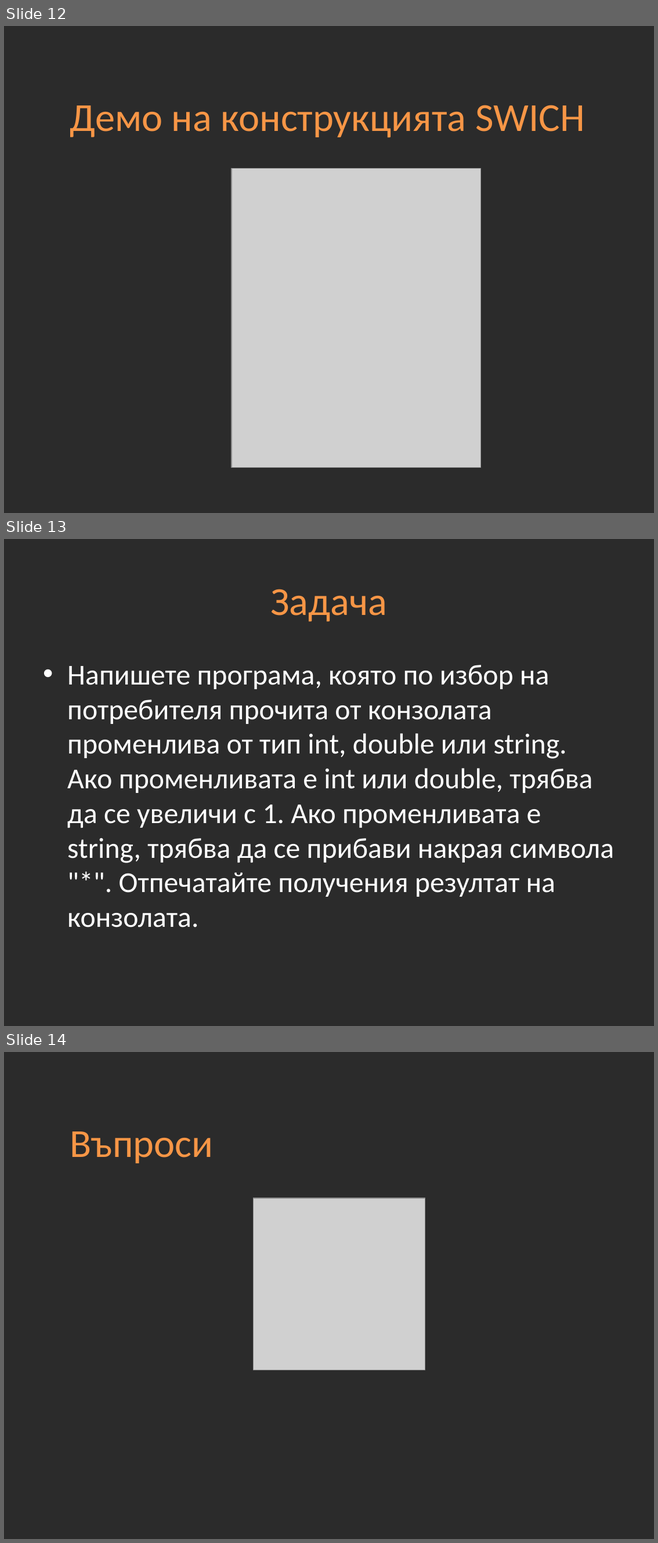
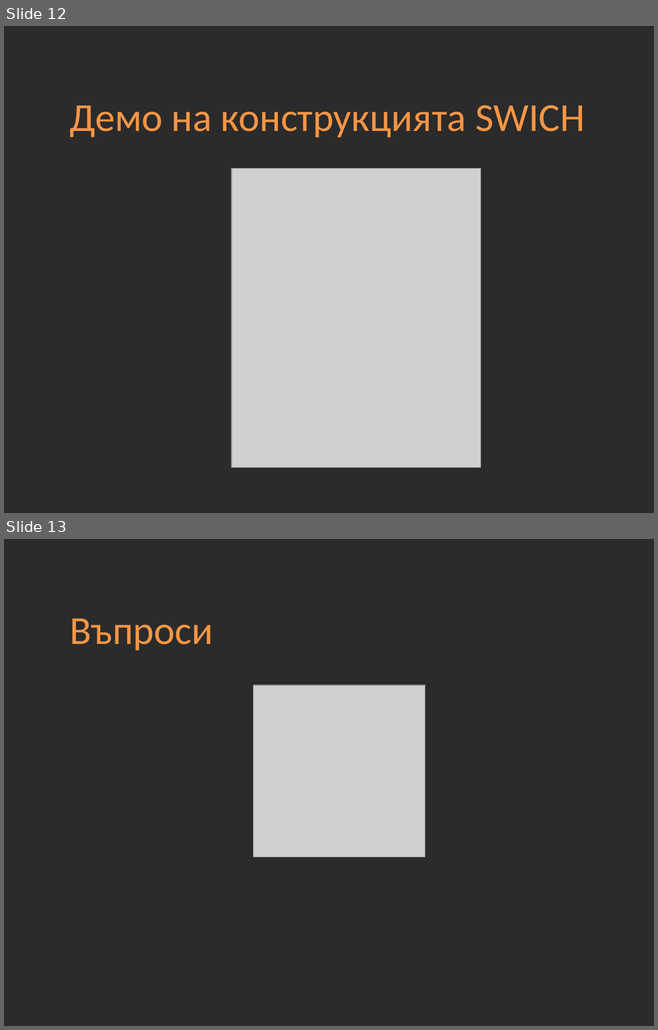
Before and after one commit to Academy-Soft-Intellect/Programming-Introduction-Java-Course, a slide deck: 04-Conditions.pptx. Shown one above the other, each under a label of ours: slides 12, 13 and 14 before the commit, slides 12 and 13 after it. The pictures are 658x1543 and 658x1030 pixels, drawn with LibreOffice and Linux fonts; fonts in the diff are those of the drawing; grey boxes stand for pictures; background and template pictures are left out; a plain dark background stands for a picture behind light text. Boxes give left, top, right and bottom in pixels: in the first picture for what was removed or moved away, otherwise in the second. Text is boxed around its words. In the diff, an @@ line names an element or a change of style, - is before the commit and + after.

Commit message:
Updated Lecture 4 Examples

```diff
--- a/04-Conditions.pptx
+++ b/04-Conditions.pptx
@@ slide 13 removed at box(4, 539, 654, 1026), background picture (left out) @@
@@ title removed at box(270, 589, 387, 622) @@
-Задача
@@ text removed at box(67, 665, 614, 928) @@
-• Напишете програма, която по избор на потребителя прочита от конзолата променлива от тип int, double или string. Ако променливата е int или double, трябва да се увеличи с 1. Ако променливата е string, трябва да се прибави накрая символа "*". Отпечатайте получения резултат на конзолата.
@@ what was slide 14 is now slide 13 @@
```
Also in this commit, not shown: 17 other files.
